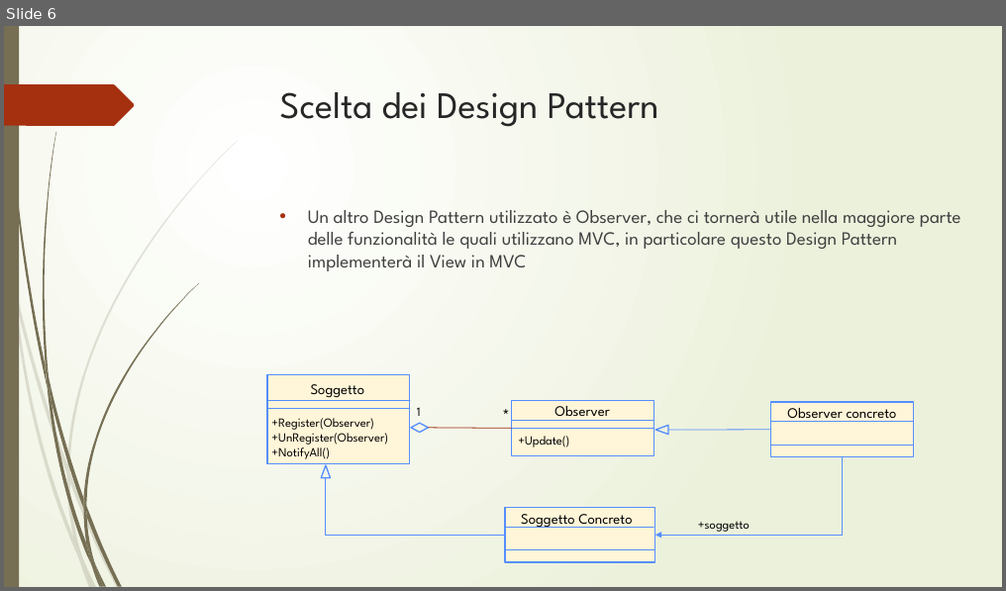
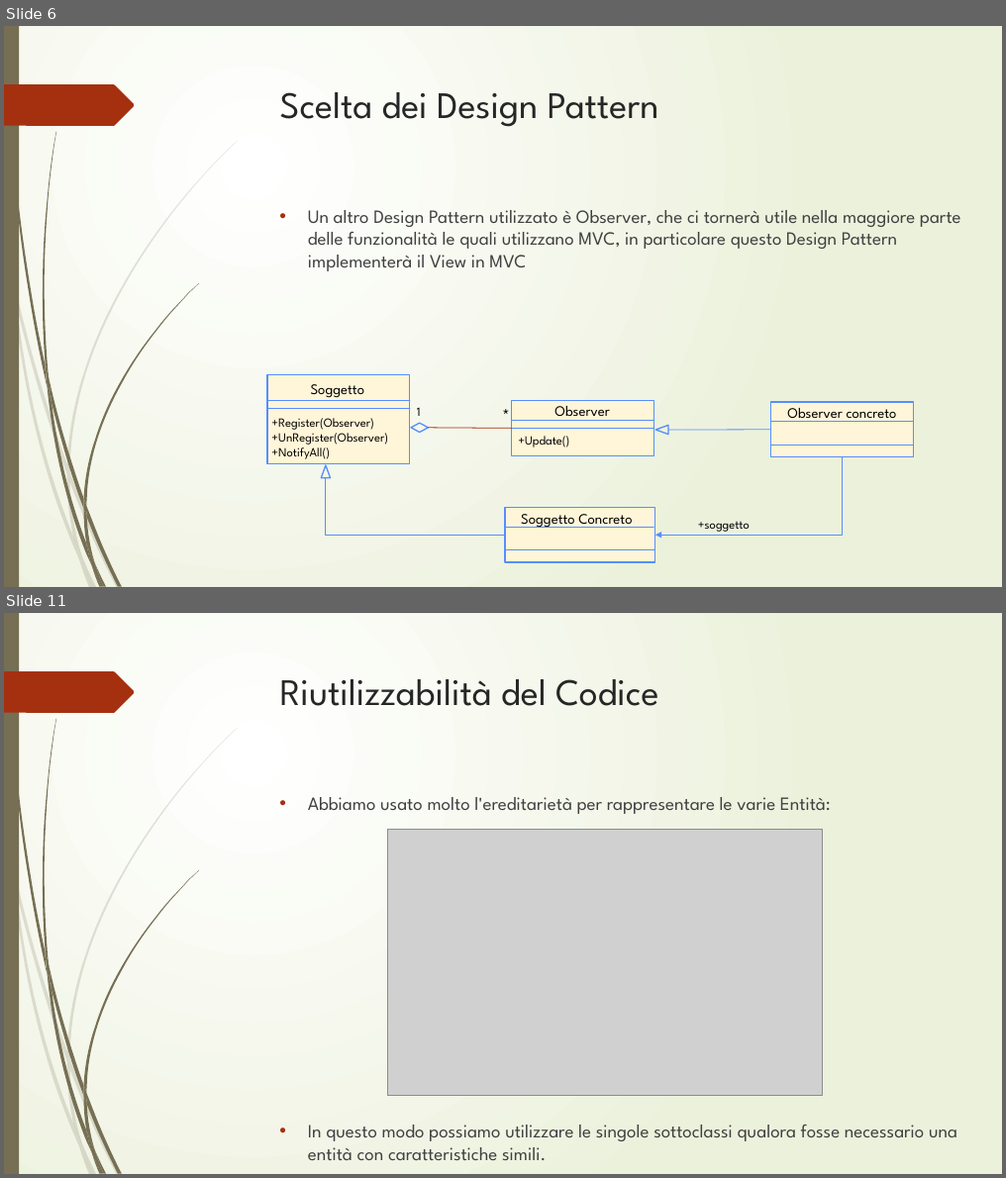
Before and after one commit to JimMinor/EventManager, a slide deck: Progetto/Presentazione/Event Manager.pptx. Shown one above the other, each under a label of ours: slide 6 before the commit, slides 6 and 11 after it; the slides between them are not shown. The pictures are 1006x591 and 1006x1178 pixels, drawn with LibreOffice and Linux fonts; fonts in the diff are those of the drawing; grey boxes stand for pictures. Boxes give left, top, right and bottom in pixels: in the first picture for what was removed or moved away, otherwise in the second. Text is boxed around its words. In the diff, an @@ line names an element or a change of style, - is before the commit and + after.

```diff
--- a/Progetto/Presentazione/Event Manager.pptx
+++ b/Progetto/Presentazione/Event Manager.pptx
@@ slide 11 added at <box>4,613,1002,1174</box>, background gradient #FFFFFF to #ECF2DC; not listed: 24 template elements that a slide beside it also shows @@
@@ title added at <box>280,679,658,706</box>, 36 pt, text #262626 @@
+Riutilizzabilità del Codice
@@ text added at <box>308,797,957,1160</box>, 18 pt, text #404040 @@
+• Abbiamo usato molto l'ereditarietà per rappresentare le varie Entità:
+• In questo modo possiamo utilizzare le singole sottoclassi qualora fosse necessario una entità con caratteristiche simili.
@@ picture added at <box>388,830,823,1096</box> @@
```
Also in this commit, not shown: 5 other slides added.
